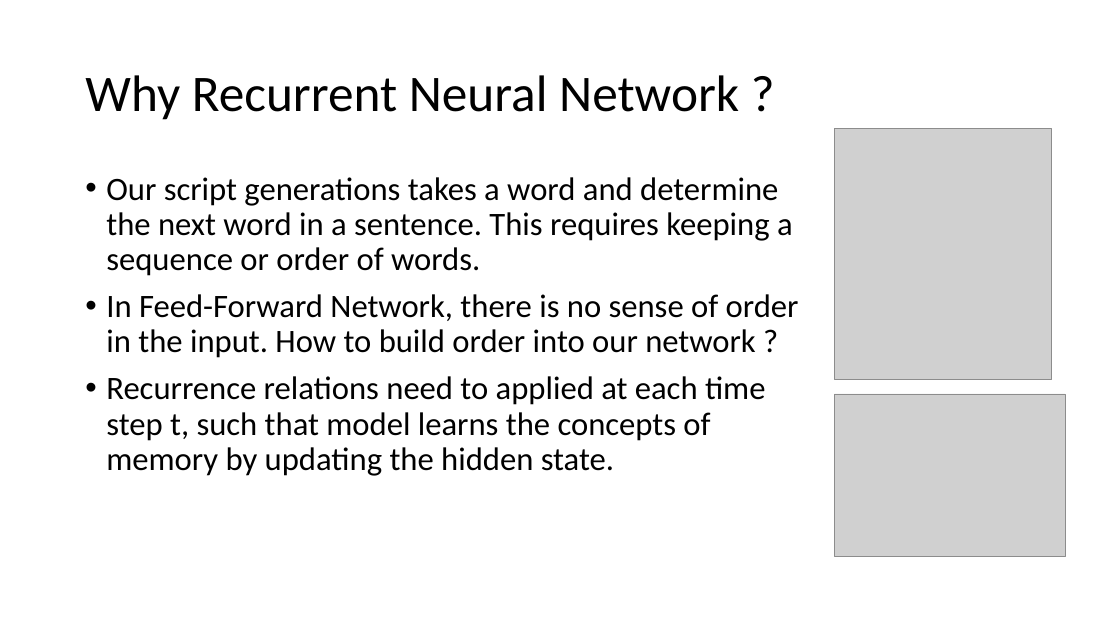
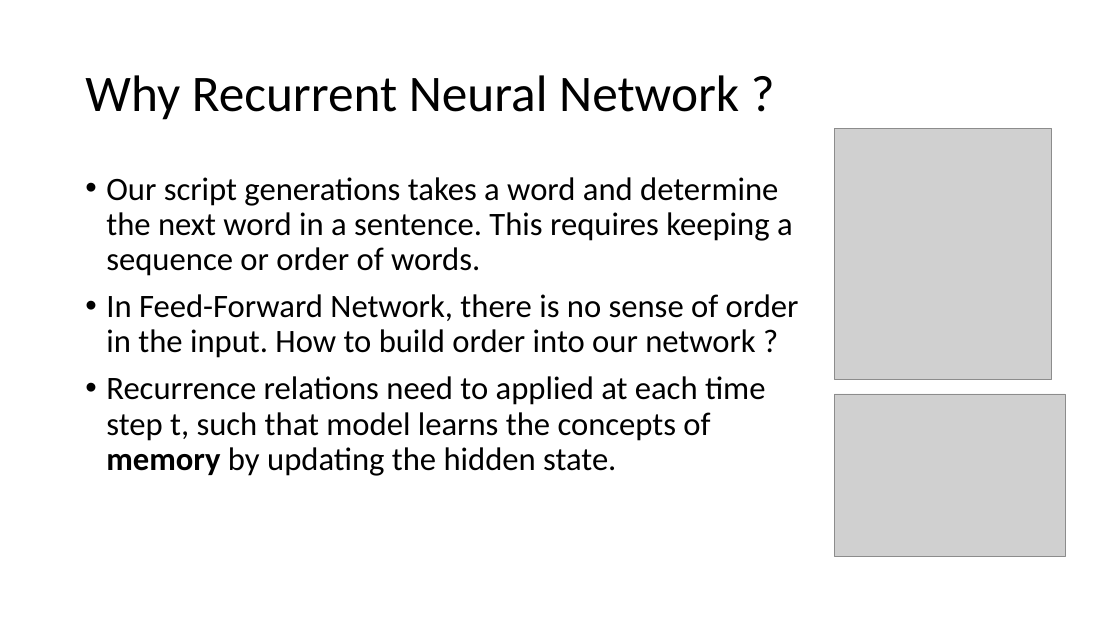
Before and after one commit to binit92/INSE-6421, a slide deck: slide 5 of Presentation.pptx. Drawn at 1120x630 pixels with LibreOffice and Linux fonts; fonts in the diff are those of the drawing; grey boxes stand for pictures. Boxes give left, top, right and bottom in pixels: in the first picture for what was removed or moved away, otherwise in the second. Text is boxed around its words. In the diff, an @@ line names an element or a change of style, - is before the commit and + after.

```diff
--- a/Presentation.pptx
+++ b/Presentation.pptx
@@ text at <box>106,376,766,476</box>: bold on in "memory" @@
```
Also in this commit, not shown: 7 other slides changed, 2 other files.
